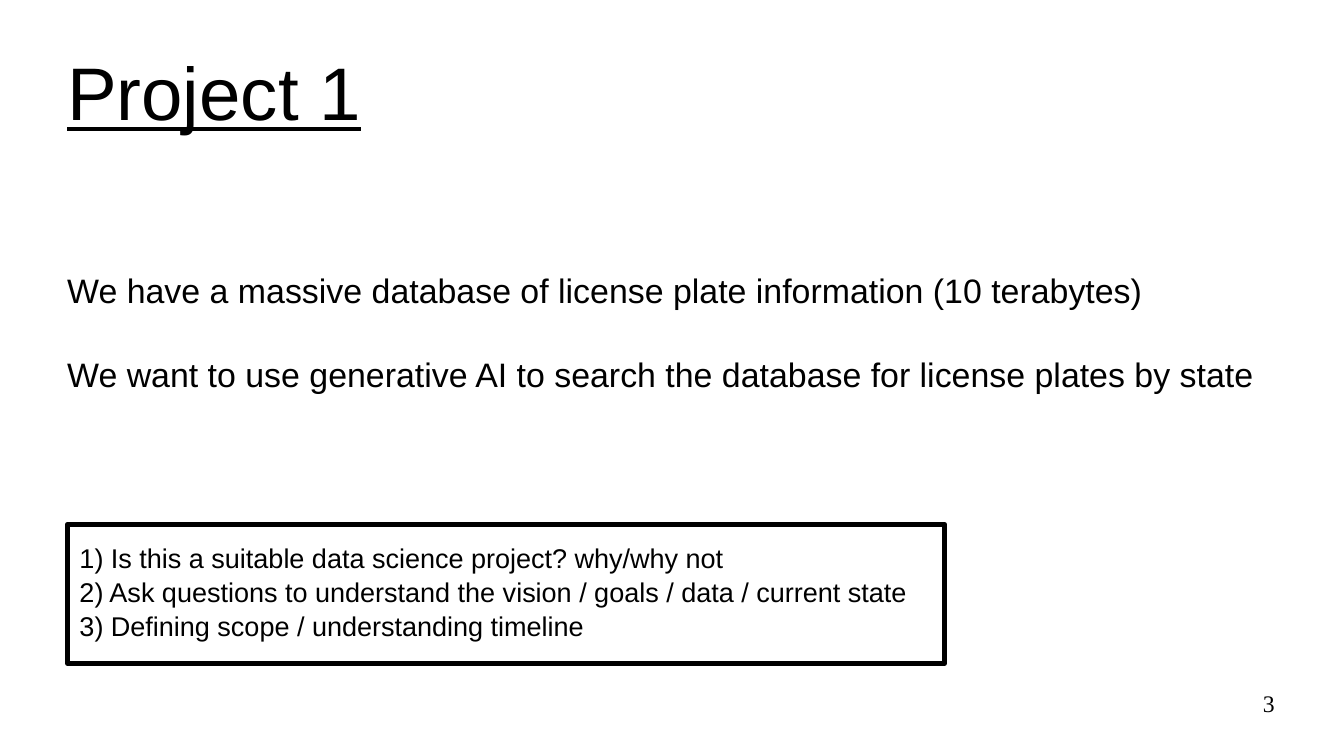
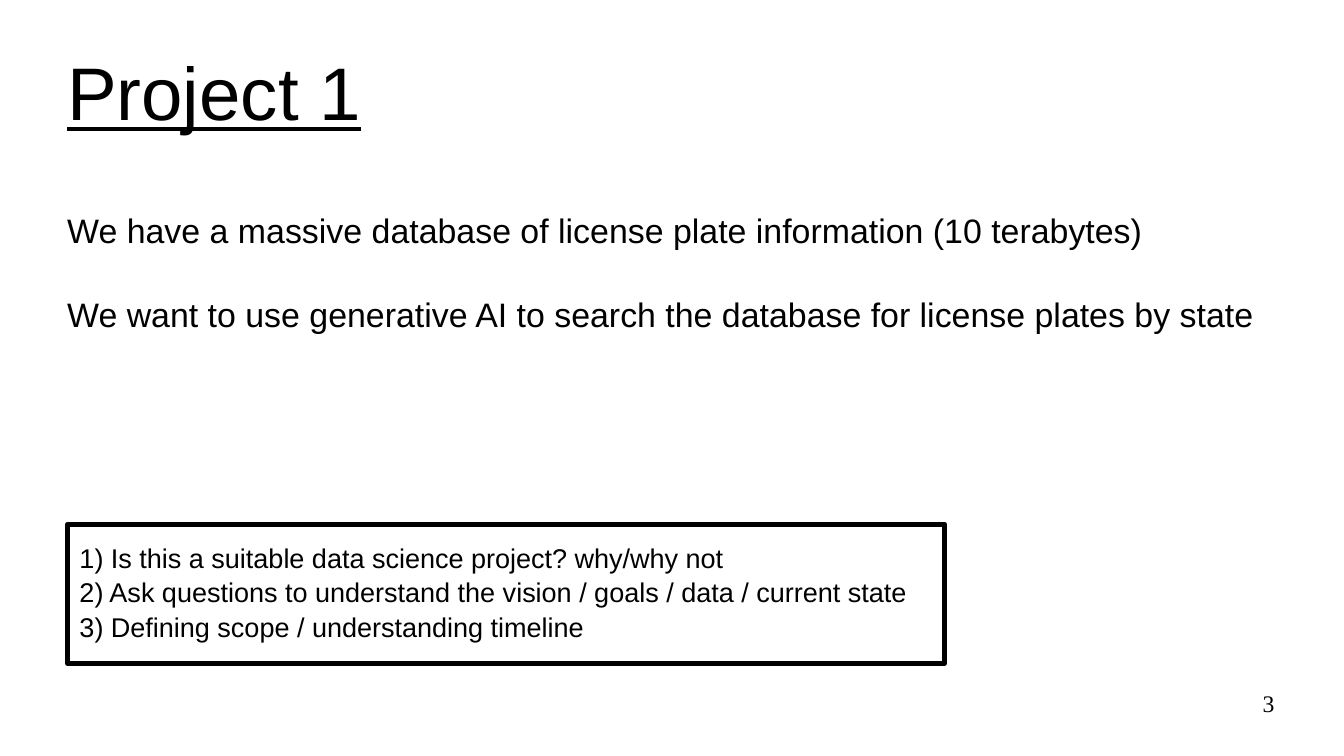
Before and after one commit to UVADS/ds6011, a slide deck: slide 3 of 02_project_discovery.ppt. Drawn at 1344x756 pixels with LibreOffice and Linux fonts; fonts in the diff are those of the drawing. Boxes give left, top, right and bottom in pixels: in the first picture for what was removed or moved away, otherwise in the second. Text is boxed around its words. In the diff, an @@ line names an element or a change of style, - is before the commit and + after.

```diff
--- a/02_project_discovery.ppt
+++ b/02_project_discovery.ppt
@@ subtitle "We have a massive database ...": place and size @@
-subtitle "We have a massive database ..." at box(67, 278, 1253, 393)
+subtitle "We have a massive database ..." at box(67, 218, 1253, 334)
```
Also in this commit, not shown: 3 other slides changed, 6 slides added.
